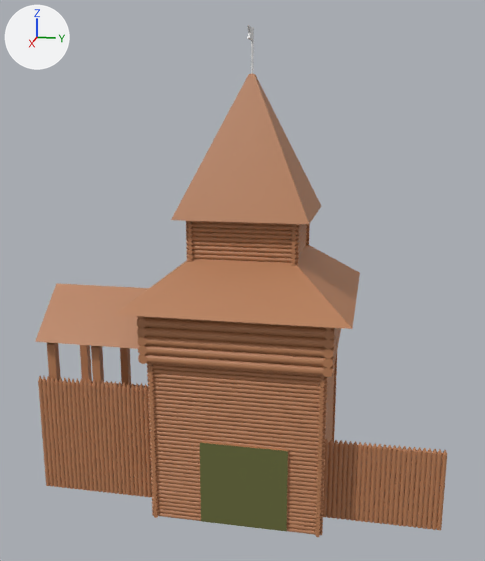
An edit to the glTF model big_grad_n.glb, drawn before and after from the same camera.
Rendered twice from a 50 mm lens placed at (30.3, 6.6, 18.5), pointed at (-0.4, 0.5, 10.8). Lighting does not change. The marker at upper left points along +X, +Y and +Z.

In view in the first picture: 'Цилиндр.011'.
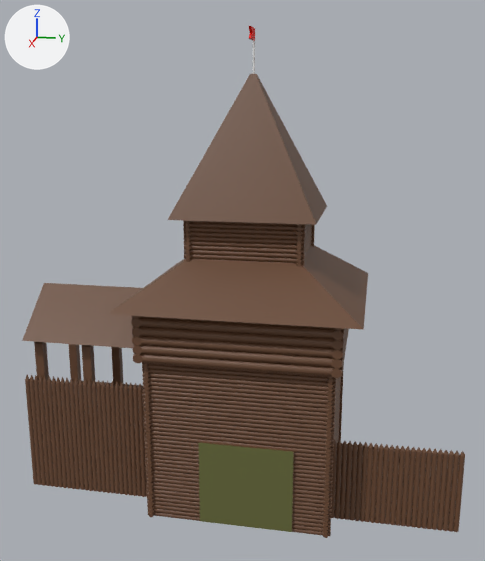
Pixel boxes [x1, y1, x2, y2] of what changed, in the pictures (485 x 561 px):
'Цилиндр.011', recoloured, rescaled (8% wider): before [35, 26, 447, 537]; after [22, 26, 465, 538]

The edits, one by one:
Material 'Материал' (mat_материал) changes colour from orange #b87e57 to brown #6b4932; in linear values from (0.479, 0.209, 0.0954) to (0.146, 0.0665, 0.0324).
Object 'Цилиндр.011' (ob_цилиндр_011) is rescaled from (0.212, 0.206, 4.25) to (0.212, 0.206, 4.57).
